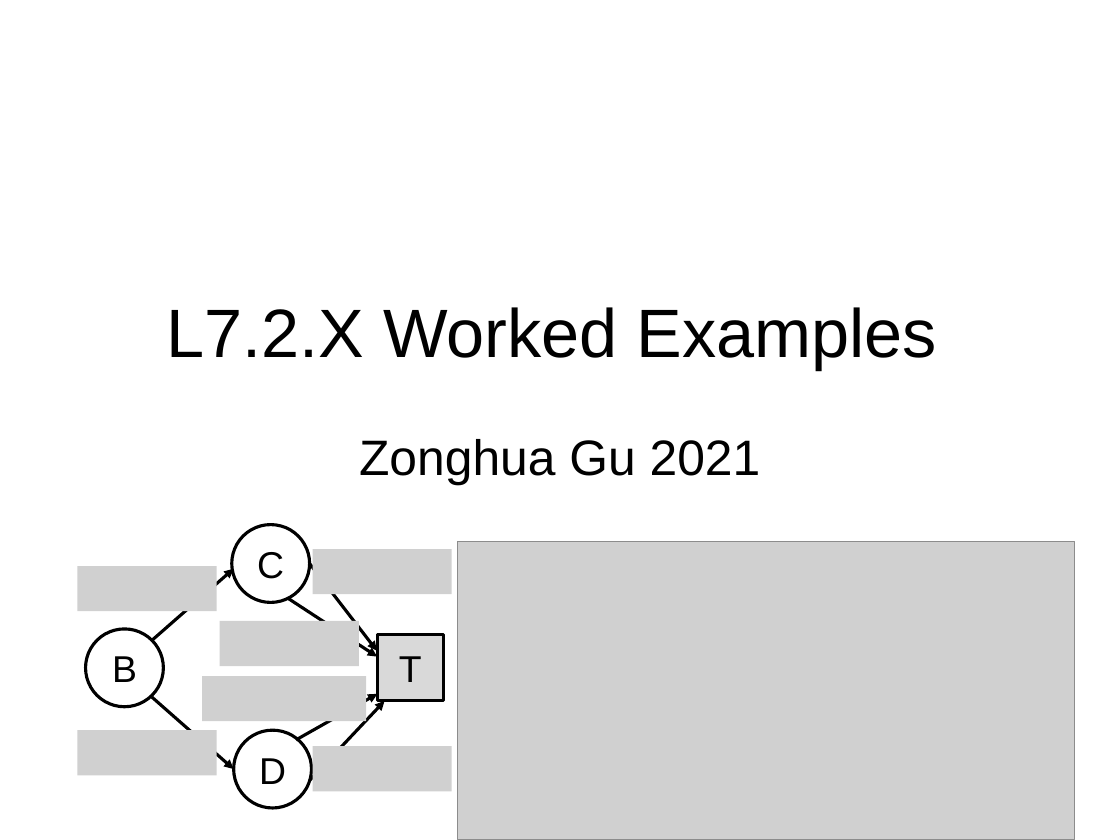
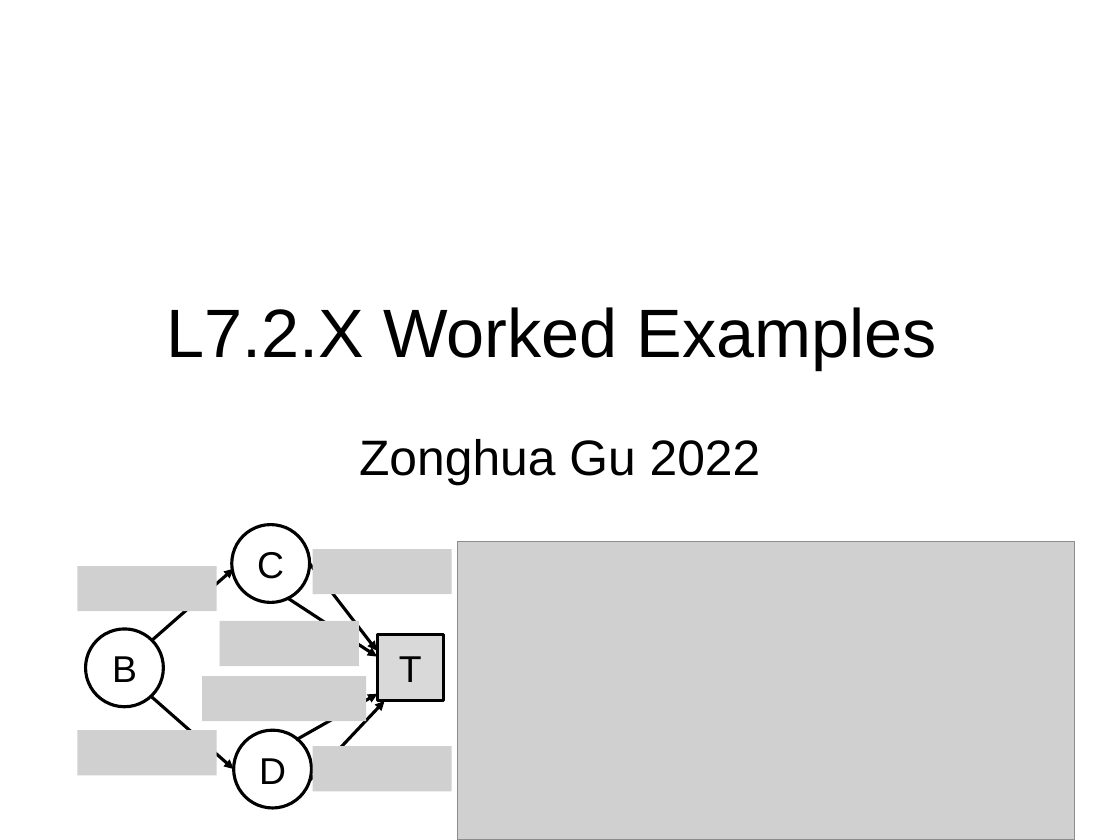
Before and after one commit to guzonghua/saav, a slide deck: slide 1 of PPTs/L7.2.X Worked Examples.pptx. Drawn at 1120x840 pixels with LibreOffice and Linux fonts; fonts in the diff are those of the drawing; grey boxes stand for pictures. Boxes give left, top, right and bottom in pixels: in the first picture for what was removed or moved away, otherwise in the second. Text is boxed around its words. In the diff, an @@ line names an element or a change of style, - is before the commit and + after.

Commit message:
updated PPTs

```diff
--- a/PPTs/L7.2.X Worked Examples.pptx
+++ b/PPTs/L7.2.X Worked Examples.pptx
@@ subtitle at bbox=[359, 439, 761, 485]: text changed @@
-Zonghua Gu 2021
+Zonghua Gu 2022
```
Also in this commit, not shown: 10 other files.
